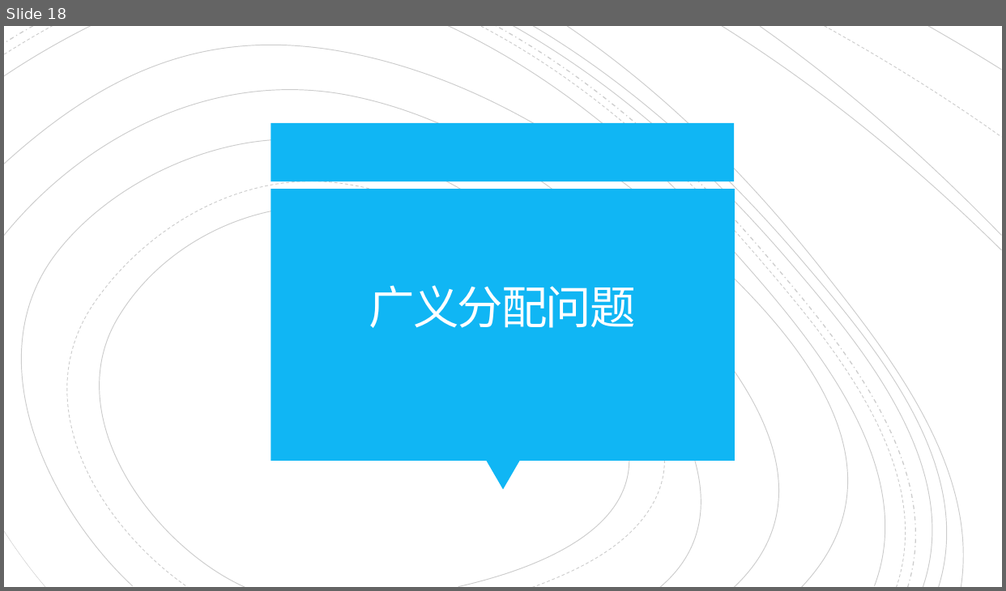
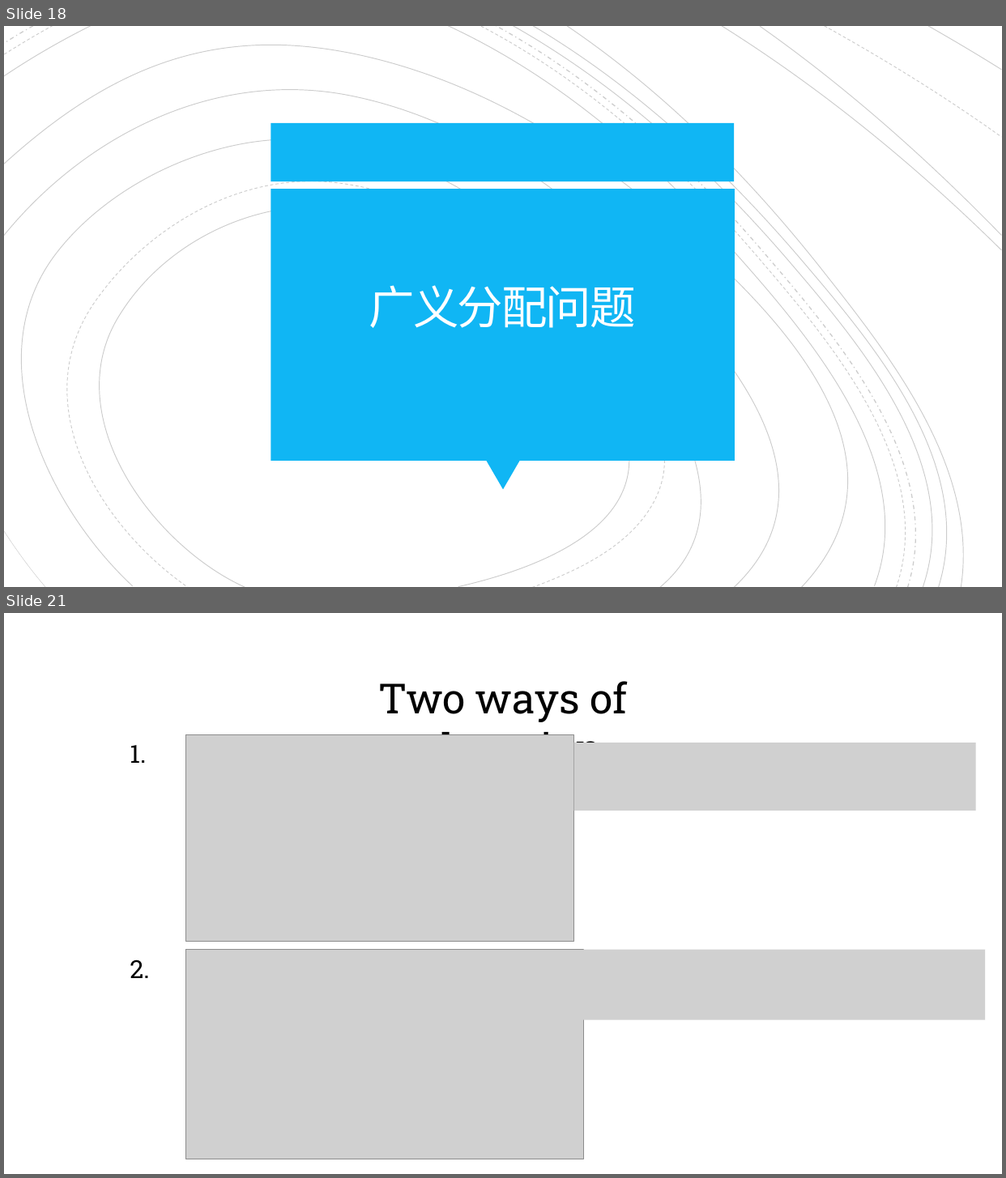
Before and after one commit to dream-tentacle/dream-tentacle.github.io, a slide deck: sources/relaxation methods.pptx. Shown one above the other, each under a label of ours: slide 18 before the commit, slides 18 and 21 after it; the slides between them are not shown. The pictures are 1006x591 and 1006x1178 pixels, drawn with LibreOffice and Linux fonts; fonts in the diff are those of the drawing; grey boxes stand for pictures. Boxes give left, top, right and bottom in pixels: in the first picture for what was removed or moved away, otherwise in the second. Text is boxed around its words. In the diff, an @@ line names an element or a change of style, - is before the commit and + after.

```diff
--- a/sources/relaxation methods.pptx
+++ b/sources/relaxation methods.pptx
@@ slide 21 added at box(4, 613, 1002, 1174), background #FFFFFF @@
@@ text added at box(378, 681, 628, 773), 40 pt, text #000000 @@
+Two ways of relaxation
@@ text added at box(130, 745, 146, 763), 24 pt, text #000000 @@
+1.
@@ picture added at box(186, 735, 573, 942) @@
@@ picture added at box(573, 743, 976, 811) @@
@@ picture added at box(186, 950, 583, 1160) @@
@@ picture added at box(583, 950, 986, 1020) @@
@@ text added at box(130, 960, 149, 978), 24 pt, text #000000 @@
+2.
```
Also in this commit, not shown: 2 slides changed, 7 other slides added, 5 slides removed.
